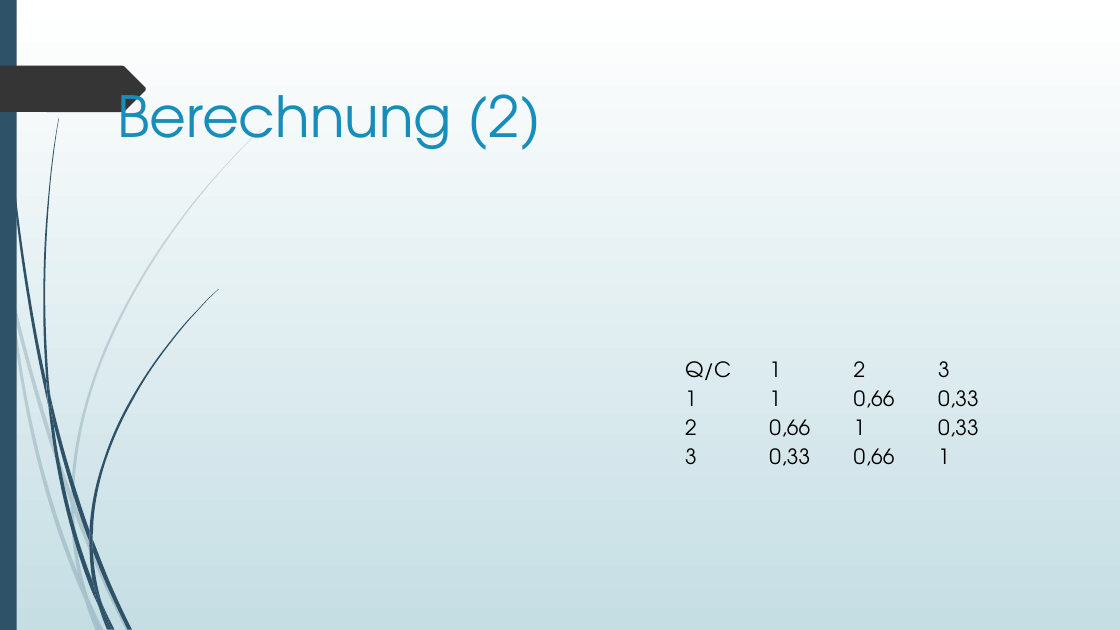
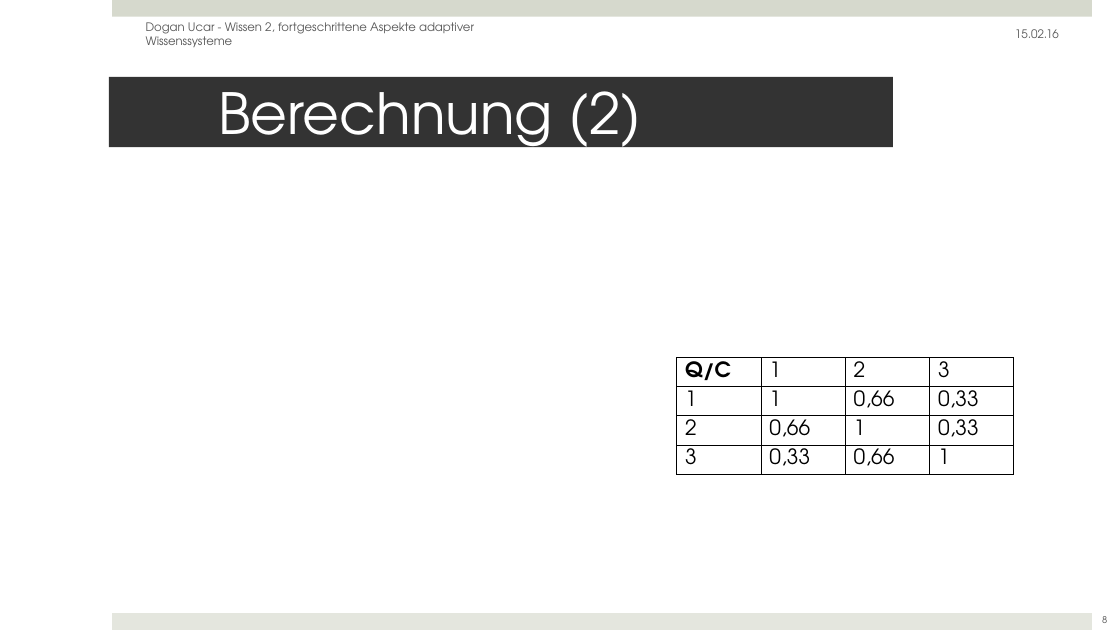
Before and after one commit to doganoo/CaseBasedReasoning, a slide deck: slide 8 of pruefung/Presentation1.pptx (slide 6 before the commit). Drawn at 1120x630 pixels with LibreOffice and Linux fonts; fonts in the diff are those of the drawing; grey boxes stand for pictures. Boxes give left, top, right and bottom in pixels: in the first picture for what was removed or moved away, otherwise in the second. Text is boxed around its words. In the diff, an @@ line names an element or a change of style, - is before the commit and + after.

```diff
--- a/pruefung/Presentation1.pptx
+++ b/pruefung/Presentation1.pptx
@@ background gradient #FFFFFF to #C5DEE5 to #FFFFFF @@
@@ rectangle removed at (x1=0, y1=0, x2=17, y2=630) @@
@@ rectangle added at (x1=112, y1=0, x2=1091, y2=17), fill #D6D9CD @@
@@ text added at (x1=146, y1=22, x2=474, y2=47), 10 pt, text #595959 @@
+Dogan Ucar - Wissen 2, fortgeschrittene Aspekte adaptiver Wissenssysteme
@@ text added at (x1=1015, y1=29, x2=1059, y2=38), 10 pt, text #595959 @@
+15.02.16
@@ freeform shape removed at (x1=0, y1=66, x2=146, y2=112) @@
@@ title "Berechnung (2)" resized from (x1=117, y1=78, x2=541, y2=150) to (x1=109, y1=77, x2=893, y2=148) @@
@@ title "Berechnung (2)" at (x1=109, y1=77, x2=893, y2=148): text colour #178DBB to #FFFFFF; vertical alignment top to middle; fill none to #333333 @@
@@ table at (x1=677, y1=358, x2=1013, y2=492) @@
@@ bold on in "Q/C" @@
@@ borders changed @@
@@ group removed at (x1=0, y1=129, x2=262, y2=630): 10 freeform shapes @@
@@ group removed at (x1=3, y1=0, x2=218, y2=630): 12 freeform shapes @@
@@ rectangle added at (x1=112, y1=613, x2=1091, y2=630), fill #E4E6DE @@
@@ page number added at (x1=1102, y1=616, x2=1107, y2=623), 8 pt, text #595959 @@
+8
```
Also in this commit, not shown: 7 other slides changed, 7 slides added, 5 slides removed, 3 other files.
